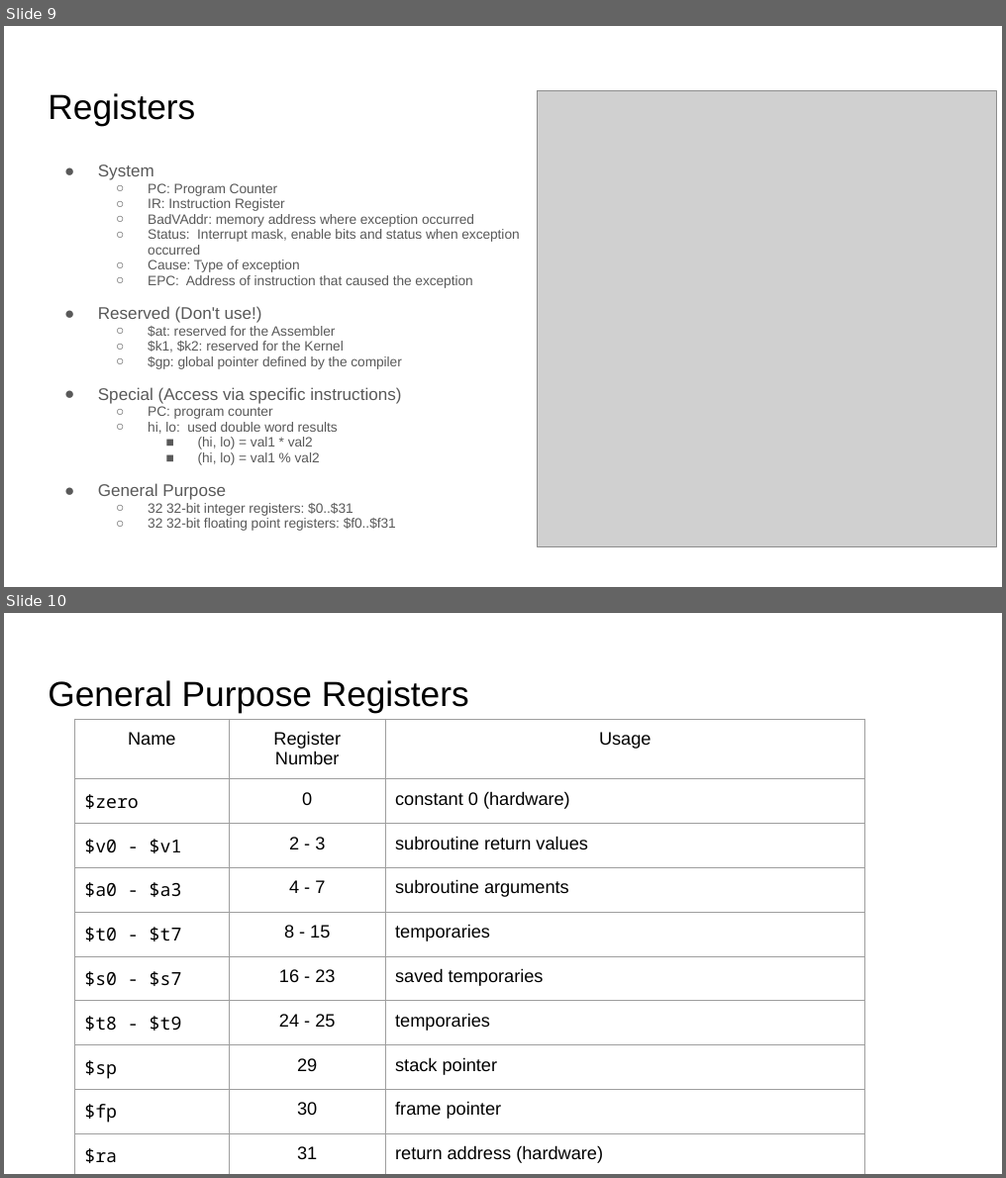
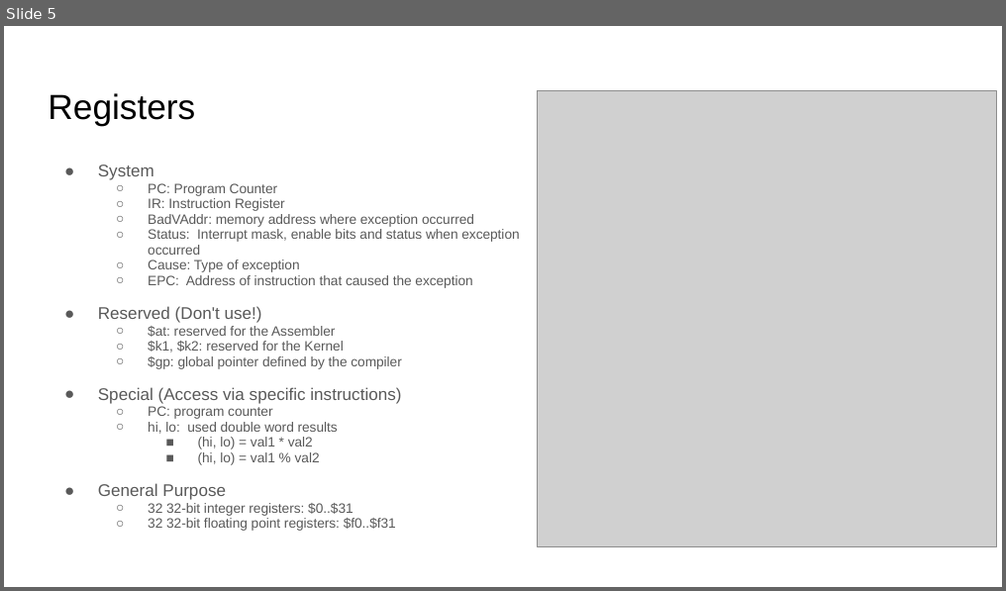
Before and after one commit to sgarcia0206/comp122-f23, a slide deck: assembly-programming/slide_presentations/.hidden/intro_to_mips.pptx. Shown one above the other, each under a label of ours: slides 9 and 10 before the commit, slide 5 after it. The pictures are 1006x1178 and 1006x591 pixels, drawn with LibreOffice and Linux fonts; fonts in the diff are those of the drawing; grey boxes stand for pictures. Boxes give left, top, right and bottom in pixels: in the first picture for what was removed or moved away, otherwise in the second. Text is boxed around its words. In the diff, an @@ line names an element or a change of style, - is before the commit and + after.

```diff
--- a/assembly-programming/slide_presentations/.hidden/intro_to_mips.pptx
+++ b/assembly-programming/slide_presentations/.hidden/intro_to_mips.pptx
@@ slide 10 removed at bbox=[4, 613, 1002, 1174], background #FFFFFF @@
@@ title removed at bbox=[48, 680, 469, 712] @@
-General Purpose Registers
@@ table removed at bbox=[75, 719, 865, 1167], 10 rows, 3 columns @@
-Name | Register Number | Usage
-$zero | 0 | constant 0 (hardware)
-$v0 - $v1 | 2 - 3 | subroutine return values
-$a0 - $a3 | 4 - 7 | subroutine arguments
-$t0 - $t7 | 8 - 15 | temporaries
-$s0 - $s7 | 16 - 23 | saved temporaries
-$t8 - $t9 | 24 - 25 | temporaries
-$sp | 29 | stack pointer
-$fp | 30 | frame pointer
-$ra | 31 | return address (hardware)
@@ what was slide 9 is now slide 5 @@
```
Also in this commit, not shown: 2 slides changed, 9 slides added, 5 other slides removed, 1 other file.
